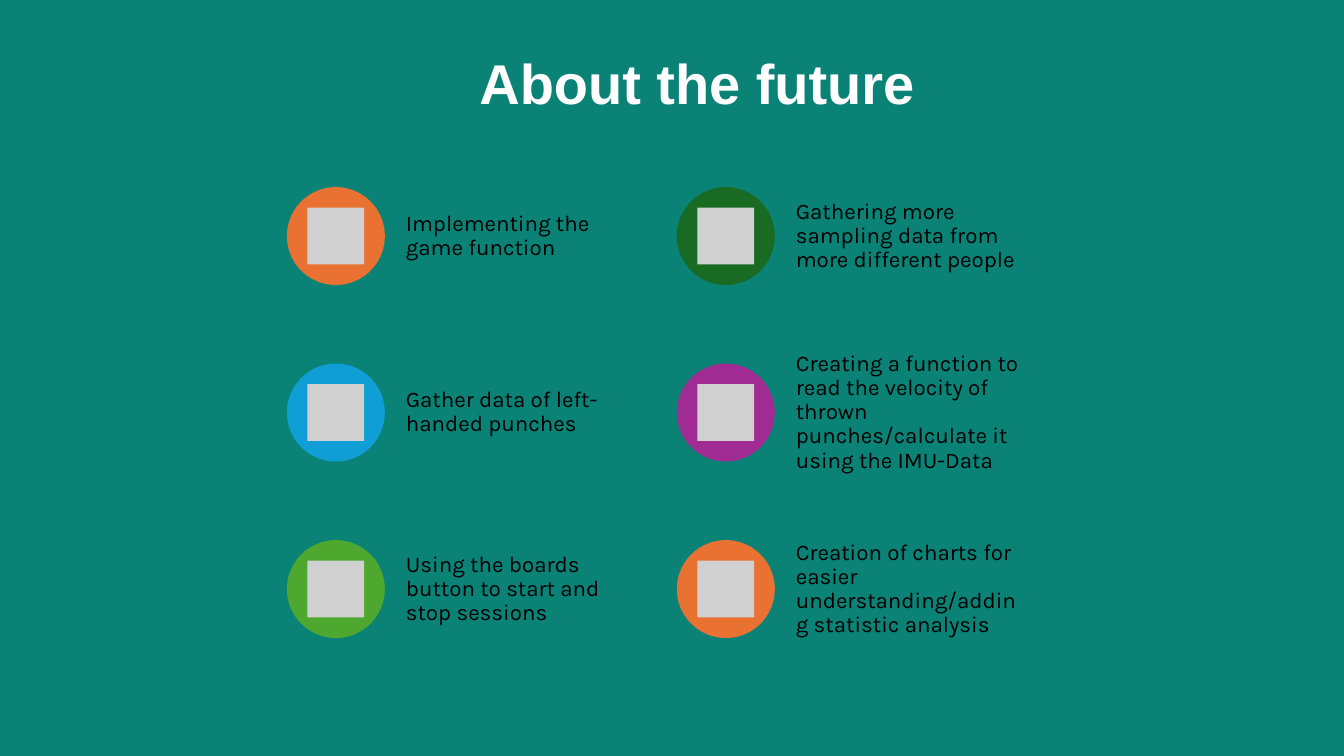
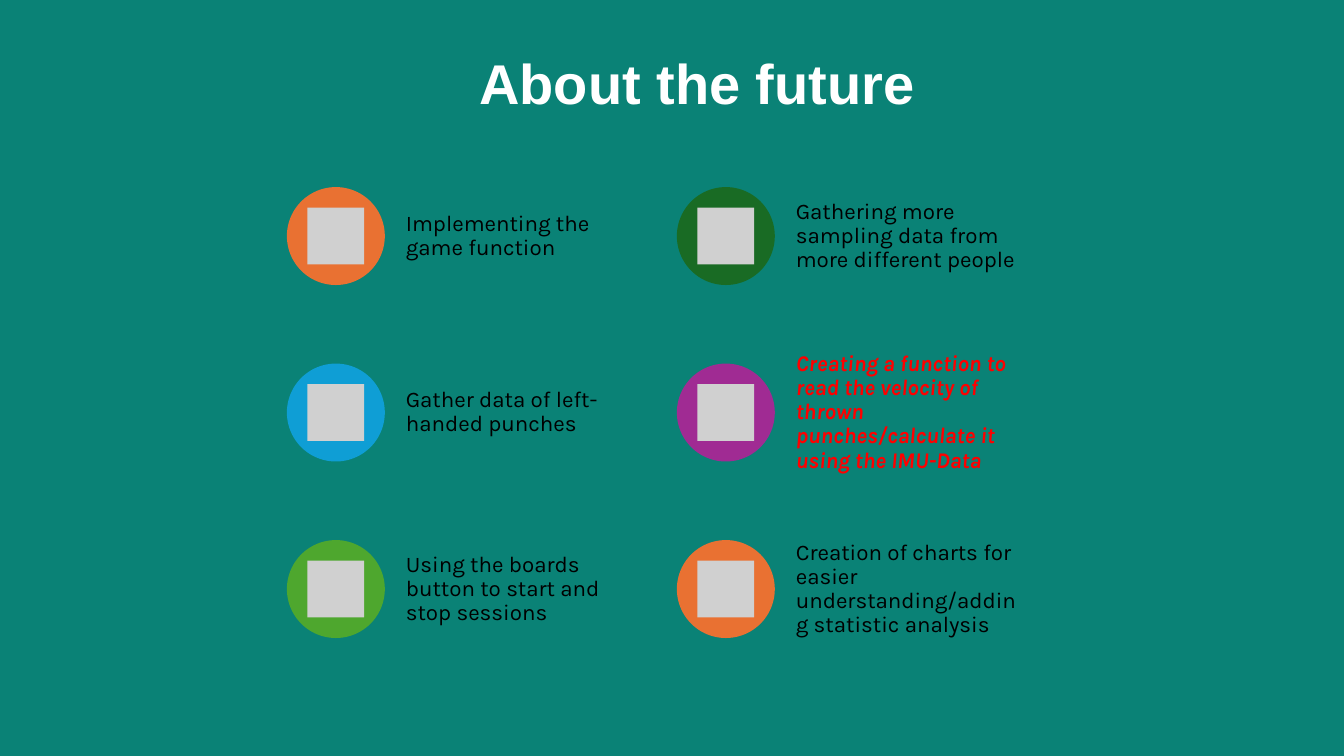
Before and after one commit to e12413440/micropython-hands-on-course, a slide deck: slide 13 of report/Präsentation_final.pptx. Drawn at 1344x756 pixels with LibreOffice and Linux fonts; fonts in the diff are those of the drawing; grey boxes stand for pictures. Boxes give left, top, right and bottom in pixels: in the first picture for what was removed or moved away, otherwise in the second. Text is boxed around its words. In the diff, an @@ line names an element or a change of style, - is before the commit and + after.

```diff
--- a/report/Präsentation_final.pptx
+++ b/report/Präsentation_final.pptx
@@ text "Creating a function to read ..." at <box>796,355,1006,474</box>: text colour #000000 to #FF0000, bold on, italic on @@
```
Also in this commit, not shown: 1 other slide changed.
